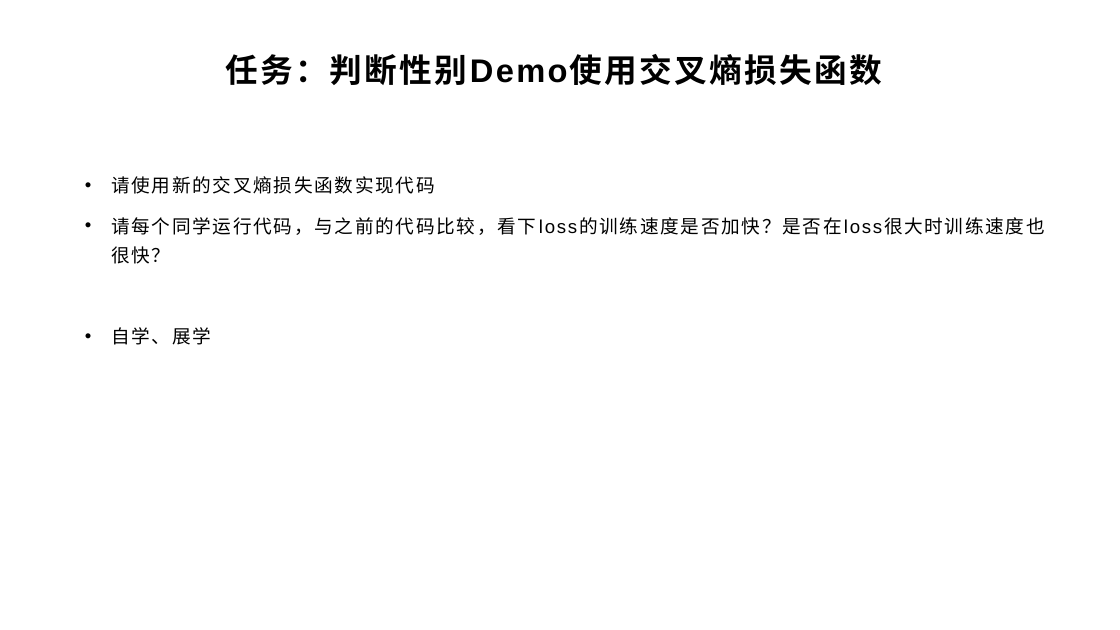
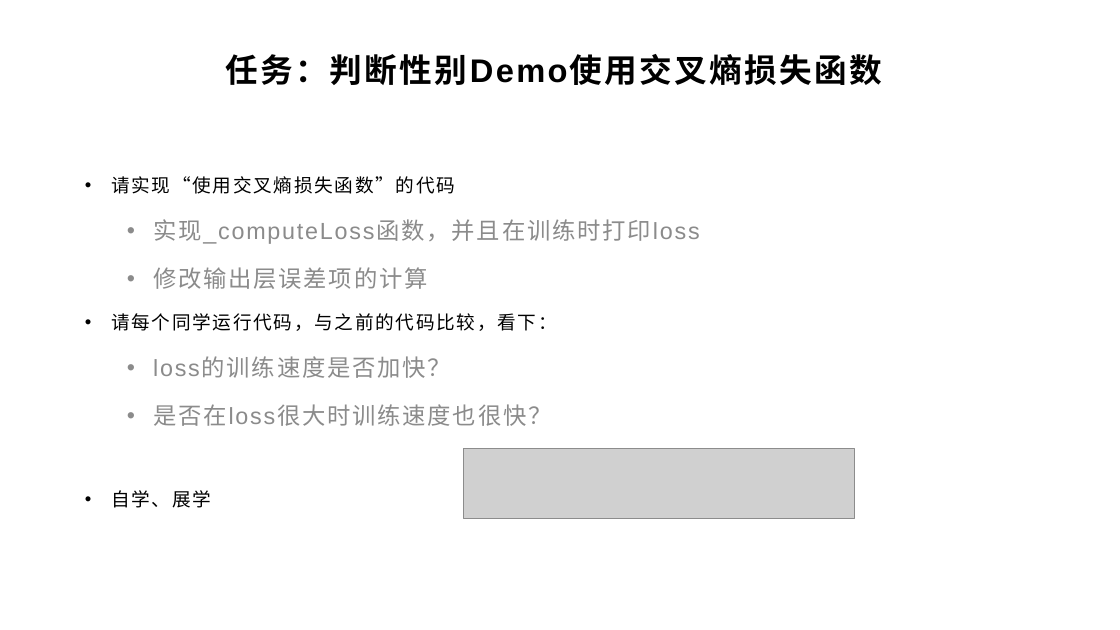
Before and after one commit to yyc-git/DeepLearningEdu, a slide deck: slide 12 of lessons/6_softmax/ppt/使用交叉熵损失函数和Softmax激活函数.pptx. Drawn at 1120x630 pixels with LibreOffice and Linux fonts; fonts in the diff are those of the drawing; grey boxes stand for pictures; background and template pictures are left out. Boxes give left, top, right and bottom in pixels: in the first picture for what was removed or moved away, otherwise in the second. Text is boxed around its words. In the diff, an @@ line names an element or a change of style, - is before the commit and + after.

```diff
--- a/lessons/6_softmax/ppt/使用交叉熵损失函数和Softmax激活函数.pptx
+++ b/lessons/6_softmax/ppt/使用交叉熵损失函数和Softmax激活函数.pptx
@@ text at (111,176,700,426): text changed; size 16 to 20 pt; text colour #000000 to #8C8C8C @@
-• 请使用新的交叉熵损失函数实现代码
-• 请每个同学运行代码，与之前的代码比较，看下loss的训练速度是否加快？是否在loss很大时训练速度也很快？
+• 请实现“使用交叉熵损失函数”的代码
+  • 实现_computeLoss函数，并且在训练时打印loss
+  • 修改输出层误差项的计算
+• 请每个同学运行代码，与之前的代码比较，看下：
+  • loss的训练速度是否加快？
+  • 是否在loss很大时训练速度也很快？
@@ picture added at (464,449,854,519) @@
```
Also in this commit, not shown: 7 other slides changed, 27 other files.
